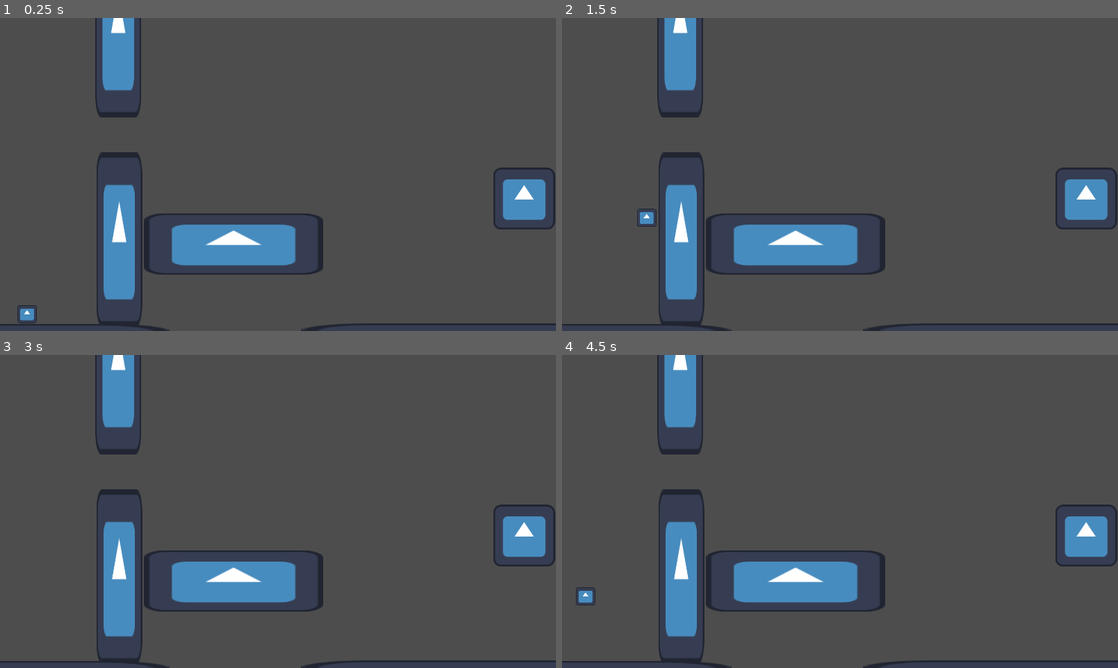
Above: before the commit, frames 1-4 (two rows, left to right).
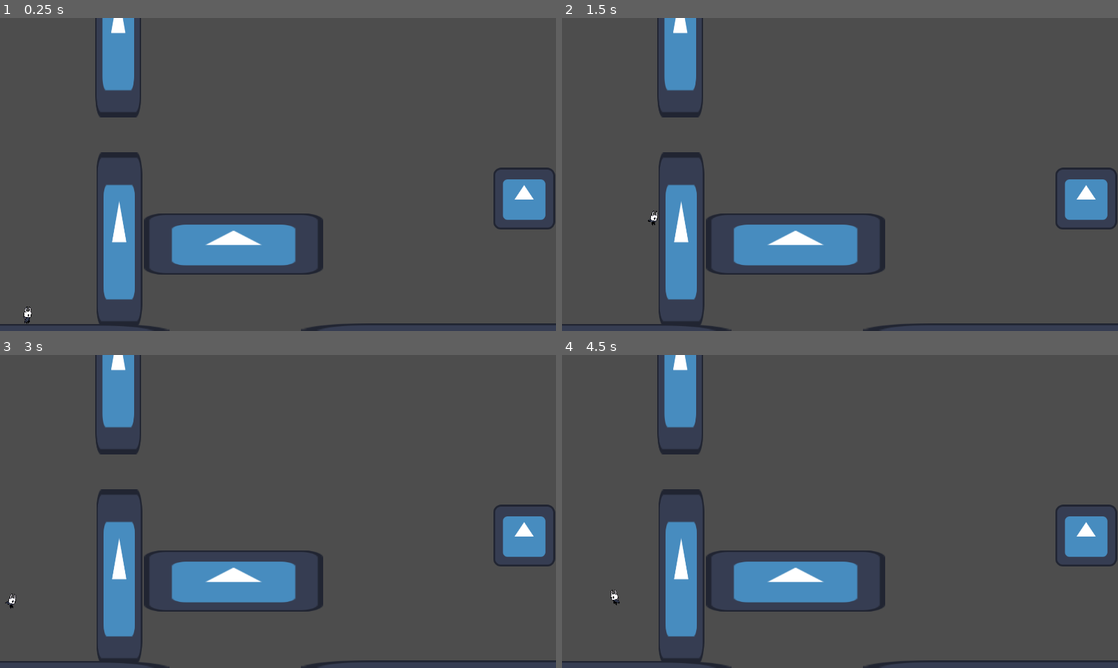
Above: after the commit, the same moments.

Repository: Moranx20/ejercicio3_gitgodot_ValenGodoy
Game: Godot game, scene res://escenas/nivel_1.tscn
Same seed, same stepped clock (60 frames per second), same inputs: the game is played once before the commit and once after it. The engine's default icon, where the game draws it, is replaced by a stand-in: a white triangle on a blue panel in a dark square.
Inputs:
- Up to frame 1 (0.25 s): no input
- Up to frame 2 (1.5 s): tap Enter at 0.5 s; hold Right (move_right) from 0.53 s (still down); tap C (dash) at 0.6 s; tap X (jump) at 0.77, 0.8, 1.07, 1.35 s
- Up to frame 3 (3 s): tap X (jump) at 1.52, 1.82, 2.3 s; tap C (dash) at 1.55, 2.1, 2.85 s; release Right (move_right) at 2.03 s; hold Left (move_left) 2.03-2.78 s; tap Space at 2.75 s; hold Right (move_right) from 2.78 s (still down)
- Up to frame 4 (4.5 s): tap X (jump) at 3.02, 3.32, 3.6, 3.77, 4.07 s; release Right (move_right) at 4.28 s; hold Left (move_left) from 4.28 s (still down); tap C (dash) at 4.35 s

The runs differ from the first frame. In frame 1, 0.1% of the frame differs, in the area x 3-7%, y 91-98%; in frame 2, 0.1%; in frame 3, less than 0.1%; in frame 4, 0.2%, in the area x 2-11%, y 74-80%.

Commit message:
sprite_caballerito

Diff:
--- a/escenas/player.gd
+++ b/escenas/player.gd
@@ -1,11 +1,13 @@
 extends CharacterBody2D
 
-var move_speed = 300
-var dash_speed = 800
+var move_speed = 200
+var dash_speed = 500
 var dashing= false
 var jump_speed = 600
 var gravity = ProjectSettings.get_setting("physics/2d/default_gravity")
 var doublejump: bool = false
+@onready var animationPlayer = $AnimationPlayer
+@onready var sprite2D = $Sprite2D
 
 func _physics_process(_delta):
 	if not is_on_floor():
@@ -27,10 +29,16 @@
 
 	if Input.is_action_just_pressed("dash"):
 		dashing = true
+		animationPlayer.play("dash")
 		$Dash_timer.start()
 
 	var input_axis = Input.get_axis("move_left","move_right")
 	velocity.x = input_axis * move_speed
+
+	if input_axis == 1:
+		sprite2D.flip_h = false
+	elif input_axis == -1:
+		sprite2D.flip_h = true
 
 	if input_axis:
 		if dashing:
@@ -38,6 +46,19 @@
 		else:
 			velocity.x = input_axis * move_speed
 	move_and_slide()
+	animations(input_axis)
+
+func animations(input_axis):
+	if is_on_floor():
+		if input_axis == 0:
+			animationPlayer.play("idle")
+		else:
+			animationPlayer.play("caminar")
+	else:
+		if velocity.y < 0:
+			animationPlayer.play("jump")
+		elif velocity.y > 0:
+			animationPlayer.play("caida")
 
 
 func _on_dash_timer_timeout():
--- a/escenas/player.tscn
+++ b/escenas/player.tscn
@@ -1,22 +1,287 @@
-[gd_scene load_steps=4 format=3 uid="uid://dke42u6cm6xbw"]
+[gd_scene load_steps=14 format=3 uid="uid://dke42u6cm6xbw"]
 
 [ext_resource type="Script" path="res://escenas/player.gd" id="1_jms01"]
-[ext_resource type="Texture2D" uid="uid://neowtfqtca2" path="res://icon.svg" id="1_la844"]
-
-[sub_resource type="RectangleShape2D" id="RectangleShape2D_0xq0f"]
-size = Vector2(41, 38)
+[ext_resource type="Texture2D" uid="uid://cvxsy1mflw334" path="res://escenas/idlesi.png" id="2_6lch1"]
+[ext_resource type="Texture2D" uid="uid://ywp3nv0hryfk" path="res://escenas/caminata.png" id="3_htajm"]
+[ext_resource type="Texture2D" uid="uid://bjs60md46htxm" path="res://escenas/salto.png" id="4_qa0wj"]
+[ext_resource type="Texture2D" uid="uid://bq2v8xyfo2r3x" path="res://escenas/dash.png" id="5_s3q15"]
+
+[sub_resource type="CapsuleShape2D" id="CapsuleShape2D_hrrbr"]
+radius = 7.0
+height = 26.0
+
+[sub_resource type="Animation" id="Animation_sj2xl"]
+resource_name = "idle"
+length = 0.25
+loop_mode = 1
+tracks/0/type = "value"
+tracks/0/imported = false
+tracks/0/enabled = true
+tracks/0/path = NodePath("Sprite2D:texture")
+tracks/0/interp = 1
+tracks/0/loop_wrap = true
+tracks/0/keys = {
+"times": PackedFloat32Array(0),
+"transitions": PackedFloat32Array(1),
+"update": 1,
+"values": [ExtResource("2_6lch1")]
+}
+tracks/1/type = "value"
+tracks/1/imported = false
+tracks/1/enabled = true
+tracks/1/path = NodePath("Sprite2D:hframes")
+tracks/1/interp = 1
+tracks/1/loop_wrap = true
+tracks/1/keys = {
+"times": PackedFloat32Array(0),
+"transitions": PackedFloat32Array(1),
+"update": 1,
+"values": [4]
+}
+tracks/2/type = "value"
+tracks/2/imported = false
+tracks/2/enabled = true
+tracks/2/path = NodePath("Sprite2D:frame")
+tracks/2/interp = 1
+tracks/2/loop_wrap = true
+tracks/2/keys = {
+"times": PackedFloat32Array(0, 0.1, 0.2),
+"transitions": PackedFloat32Array(1, 1, 1),
+"update": 1,
+"values": [0, 1, 3]
+}
+
+[sub_resource type="Animation" id="Animation_h4n3k"]
+length = 0.001
+tracks/0/type = "value"
+tracks/0/imported = false
+tracks/0/enabled = true
+tracks/0/path = NodePath("Sprite2D:texture")
+tracks/0/interp = 1
+tracks/0/loop_wrap = true
+tracks/0/keys = {
+"times": PackedFloat32Array(0),
+"transitions": PackedFloat32Array(1),
+"update": 1,
+"values": [ExtResource("2_6lch1")]
+}
+tracks/1/type = "value"
+tracks/1/imported = false
+tracks/1/enabled = true
+tracks/1/path = NodePath("Sprite2D:hframes")
+tracks/1/interp = 1
+tracks/1/loop_wrap = true
+tracks/1/keys = {
+"times": PackedFloat32Array(0),
+"transitions": PackedFloat32Array(1),
+"update": 1,
+"values": [4]
+}
+tracks/2/type = "value"
+tracks/2/imported = false
+tracks/2/enabled = true
+tracks/2/path = NodePath("Sprite2D:frame")
+tracks/2/interp = 1
+tracks/2/loop_wrap = true
+tracks/2/keys = {
+"times": PackedFloat32Array(0),
+"transitions": PackedFloat32Array(1),
+"update": 1,
+"values": [0]
+}
+
+[sub_resource type="Animation" id="Animation_5m254"]
+resource_name = "caminar"
+length = 0.55
+loop_mode = 1
+tracks/0/type = "value"
+tracks/0/imported = false
+tracks/0/enabled = true
+tracks/0/path = NodePath("Sprite2D:texture")
+tracks/0/interp = 1
+tracks/0/loop_wrap = true
+tracks/0/keys = {
+"times": PackedFloat32Array(0.3),
+"transitions": PackedFloat32Array(1),
+"update": 1,
+"values": [ExtResource("3_htajm")]
+}
+tracks/1/type = "value"
+tracks/1/imported = false
+tracks/1/enabled = true
+tracks/1/path = NodePath("Sprite2D:hframes")
+tracks/1/interp = 1
+tracks/1/loop_wrap = true
+tracks/1/keys = {
+"times": PackedFloat32Array(0.3),
+"transitions": PackedFloat32Array(1),
+"update": 1,
+"values": [8]
+}
+tracks/2/type = "value"
+tracks/2/imported = false
+tracks/2/enabled = true
+tracks/2/path = NodePath("Sprite2D:frame")
+tracks/2/interp = 1
+tracks/2/loop_wrap = true
+tracks/2/keys = {
+"times": PackedFloat32Array(0, 0.1, 0.2, 0.3, 0.4, 0.5),
+"transitions": PackedFloat32Array(1, 1, 1, 1, 1, 1),
+"update": 1,
+"values": [0, 1, 2, 3, 5, 6]
+}
+
+[sub_resource type="Animation" id="Animation_nd65b"]
+resource_name = "jump"
+length = 0.35
+loop_mode = 2
+tracks/0/type = "value"
+tracks/0/imported = false
+tracks/0/enabled = true
+tracks/0/path = NodePath("Sprite2D:texture")
+tracks/0/interp = 1
+tracks/0/loop_wrap = true
+tracks/0/keys = {
+"times": PackedFloat32Array(0.124345),
+"transitions": PackedFloat32Array(1),
+"update": 1,
+"values": [ExtResource("4_qa0wj")]
+}
+tracks/1/type = "value"
+tracks/1/imported = false
+tracks/1/enabled = true
+tracks/1/path = NodePath("Sprite2D:hframes")
+tracks/1/interp = 1
+tracks/1/loop_wrap = true
+tracks/1/keys = {
+"times": PackedFloat32Array(0.124345),
+"transitions": PackedFloat32Array(1),
+"update": 1,
+"values": [8]
+}
+tracks/2/type = "value"
+tracks/2/imported = false
+tracks/2/enabled = true
+tracks/2/path = NodePath("Sprite2D:frame")
+tracks/2/interp = 1
+tracks/2/loop_wrap = true
+tracks/2/keys = {
+"times": PackedFloat32Array(0, 0.1, 0.2, 0.3),
+"transitions": PackedFloat32Array(1, 1, 1, 1),
+"update": 1,
+"values": [1, 2, 3, 4]
+}
+
+[sub_resource type="Animation" id="Animation_adwg5"]
+resource_name = "caida"
+length = 0.25
+loop_mode = 2
+tracks/0/type = "value"
+tracks/0/imported = false
+tracks/0/enabled = true
+tracks/0/path = NodePath("Sprite2D:texture")
+tracks/0/interp = 1
+tracks/0/loop_wrap = true
+tracks/0/keys = {
+"times": PackedFloat32Array(1),
+"transitions": PackedFloat32Array(1),
+"update": 1,
+"values": [ExtResource("4_qa0wj")]
+}
+tracks/1/type = "value"
+tracks/1/imported = false
+tracks/1/enabled = true
+tracks/1/path = NodePath("Sprite2D:hframes")
+tracks/1/interp = 1
+tracks/1/loop_wrap = true
+tracks/1/keys = {
+"times": PackedFloat32Array(1),
+"transitions": PackedFloat32Array(1),
+"update": 1,
+"values": [8]
+}
+tracks/2/type = "value"
+tracks/2/imported = false
+tracks/2/enabled = true
+tracks/2/path = NodePath("Sprite2D:frame")
+tracks/2/interp = 1
+tracks/2/loop_wrap = true
+tracks/2/keys = {
+"times": PackedFloat32Array(0, 0.1, 0.2),
+"transitions": PackedFloat32Array(1, 1, 1),
+"update": 1,
+"values": [5, 6, 7]
+}
+
+[sub_resource type="Animation" id="Animation_5xyu4"]
+resource_name = "dash"
+length = 0.65
+tracks/0/type = "value"
+tracks/0/imported = false
+tracks/0/enabled = true
+tracks/0/path = NodePath("Sprite2D:texture")
+tracks/0/interp = 1
+tracks/0/loop_wrap = true
+tracks/0/keys = {
+"times": PackedFloat32Array(0),
+"transitions": PackedFloat32Array(1),
+"update": 1,
+"values": [ExtResource("5_s3q15")]
+}
+tracks/1/type = "value"
+tracks/1/imported = false
+tracks/1/enabled = true
+tracks/1/path = NodePath("Sprite2D:hframes")
+tracks/1/interp = 1
+tracks/1/loop_wrap = true
+tracks/1/keys = {
+"times": PackedFloat32Array(0),
+"transitions": PackedFloat32Array(1),
+"update": 1,
+"values": [7]
+}
+tracks/2/type = "value"
+tracks/2/imported = false
+tracks/2/enabled = true
+tracks/2/path = NodePath("Sprite2D:frame")
+tracks/2/interp = 1
+tracks/2/loop_wrap = true
+tracks/2/keys = {
+"times": PackedFloat32Array(0, 0.1, 0.2, 0.3, 0.4, 0.5, 0.6),
+"transitions": PackedFloat32Array(1, 1, 1, 1, 1, 1, 1),
+"update": 1,
+"values": [0, 1, 2, 3, 4, 5, 6]
+}
+
+[sub_resource type="AnimationLibrary" id="AnimationLibrary_agj5n"]
+_data = {
+"RESET": SubResource("Animation_h4n3k"),
+"caida": SubResource("Animation_adwg5"),
+"caminar": SubResource("Animation_5m254"),
+"dash": SubResource("Animation_5xyu4"),
+"idle": SubResource("Animation_sj2xl"),
+"jump": SubResource("Animation_nd65b")
+}
 
 [node name="Player" type="CharacterBody2D"]
 script = ExtResource("1_jms01")
 
 [node name="Sprite2D" type="Sprite2D" parent="."]
-scale = Vector2(0.318359, 0.289063)
-texture = ExtResource("1_la844")
+position = Vector2(1, 0)
+scale = Vector2(0.297641, 0.27886)
+texture = ExtResource("2_6lch1")
+hframes = 4
 
 [node name="CollisionShape2D" type="CollisionShape2D" parent="."]
-shape = SubResource("RectangleShape2D_0xq0f")
+position = Vector2(0, 4)
+shape = SubResource("CapsuleShape2D_hrrbr")
 
 [node name="Dash_timer" type="Timer" parent="."]
 wait_time = 0.3
 
+[node name="AnimationPlayer" type="AnimationPlayer" parent="."]
+libraries = {
+"": SubResource("AnimationLibrary_agj5n")
+}
+
 [connection signal="timeout" from="Dash_timer" to="." method="_on_dash_timer_timeout"]
Not shown, added: escenas/caballerito.png.import
Binary file added: escenas/caminata.png
Not shown, added: escenas/caminata.png.import
Binary file added: escenas/dash.png
Not shown, added: escenas/dash.png.import
Binary file added: escenas/idle.png
Not shown, added: escenas/idle.png.import
Binary file added: escenas/idlesi.png
Not shown, added: escenas/idlesi.png.import
Binary file added: escenas/salto.png
Not shown, added: escenas/salto.png.import
